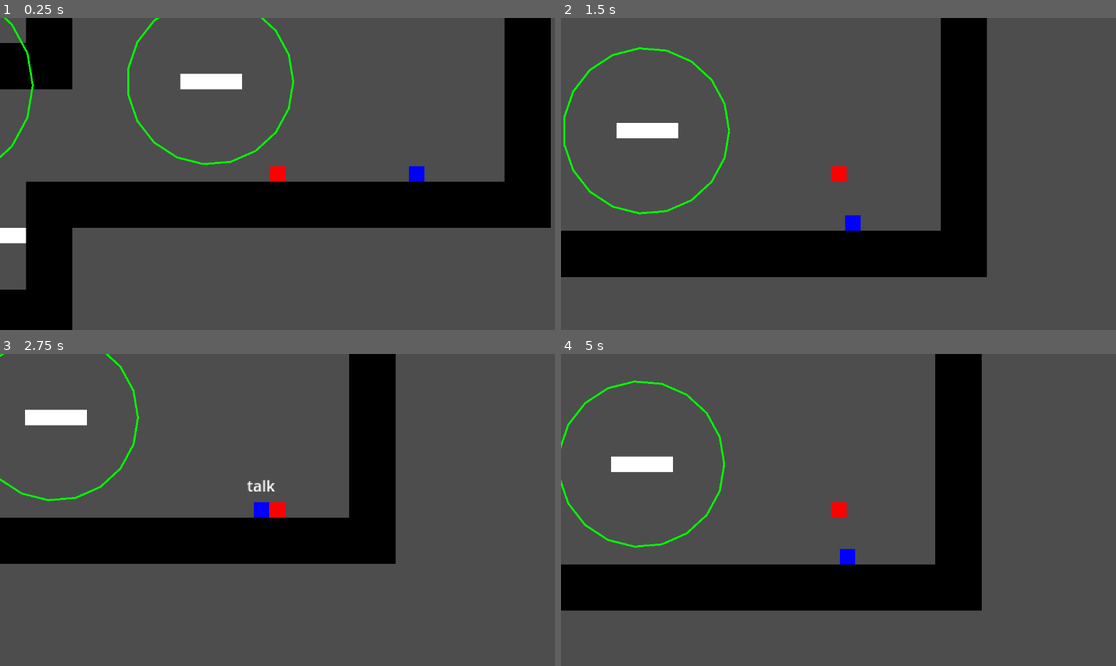
Above: before the commit, frames 1-4 (two rows, left to right).
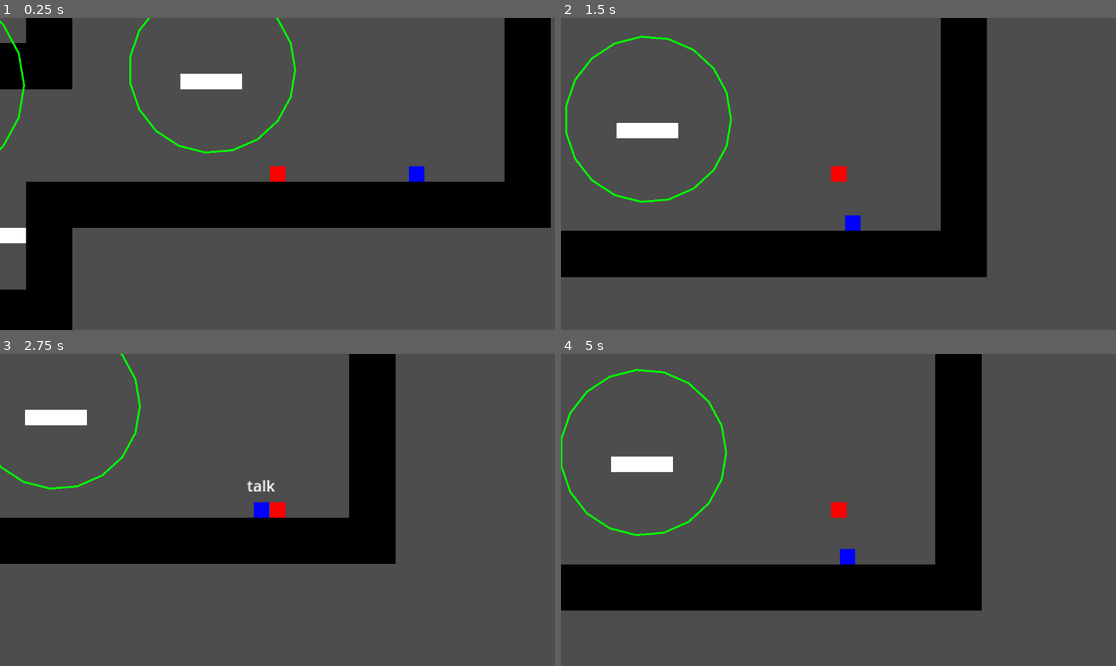
Above: after the commit, the same moments.

Repository: Lukko-Digital/upwell
Game: Godot game, scene res://src/main.tscn
Two runs of this game, one before a commit and one after it. Both use one fixed random seed, a clock stepped at 60 frames per second and the inputs below.
Inputs (mouse positions are in pixels of both pictures, inside the frame that each line leads up to):
- Up to frame 1 (0.25 s): no input
- Up to frame 2 (1.5 s): tap Enter at 0.5 s; move the mouse to (960, 158) at 0.52 s; hold Right mouse button (attract) 0.53-1.28 s; hold D (right) from 0.53 s (still down); tap Space (jump) at 0.77 s; move the mouse to (727, 189) at 1.27 s; tap Q (interact) at 1.35 s
- Up to frame 3 (2.75 s): tap Space (jump) at 1.52 s; move the mouse to (333, 441) at 2.02 s; release D (right) at 2.03 s; press the mouse at (333, 441) at 2.03 s; hold A (left) from 2.03 s (still down)
- Up to frame 4 (5 s): move the mouse to (810, 572) at 2.77 s; release A (left) at 2.78 s; release the mouse at (810, 572) at 2.78 s; hold D (right) 2.78-4.28 s; right-click (810, 572) at 2.85 s; tap Space (jump) at 3.02, 3.77, 4.25, 4.52 s; move the mouse to (1005, 556) at 3.52 s; hold Q (interact) 3.53-4.28 s; move the mouse to (672, 463) at 4.27 s; hold A (left) from 4.28 s (still down); click (672, 463) at 4.35 s

The runs differ from the first frame. In frame 1, 1.4% of the frame differs, in the area x 0-54%, y 0-48%; in frame 2, 1.3%; in frame 3, 0.6%; in frame 4, 1.3%.

Commit message:
tweak gravity location

Diff:
--- a/src/main.tscn
+++ b/src/main.tscn
@@ -26,7 +26,7 @@
 position = Vector2(-27, -8)
 
 [node name="ArtificialGravity" type="Area2D" parent="."]
-position = Vector2(-241, -104)
+position = Vector2(-239, -116)
 collision_layer = 4
 collision_mask = 0
 script = ExtResource("4_6cyqj")
@@ -35,10 +35,11 @@
 shape = SubResource("CircleShape2D_o7lrq")
 
 [node name="ArtificialGravity2" type="Area2D" parent="."]
-position = Vector2(-528, -100)
+position = Vector2(-537, -100)
 collision_layer = 4
 collision_mask = 0
 script = ExtResource("4_6cyqj")
 
 [node name="CollisionShape2D" type="CollisionShape2D" parent="ArtificialGravity2"]
+position = Vector2(-1, 0)
 shape = SubResource("CircleShape2D_kksix")
